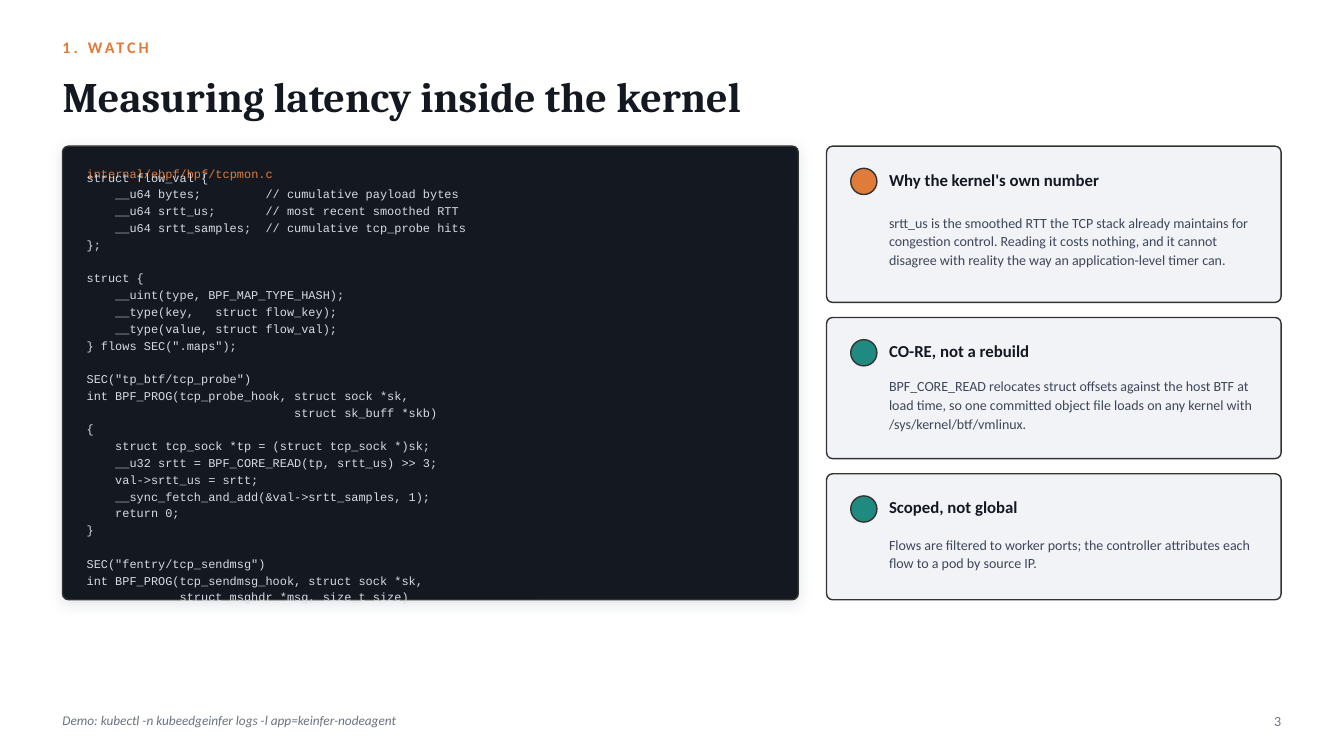
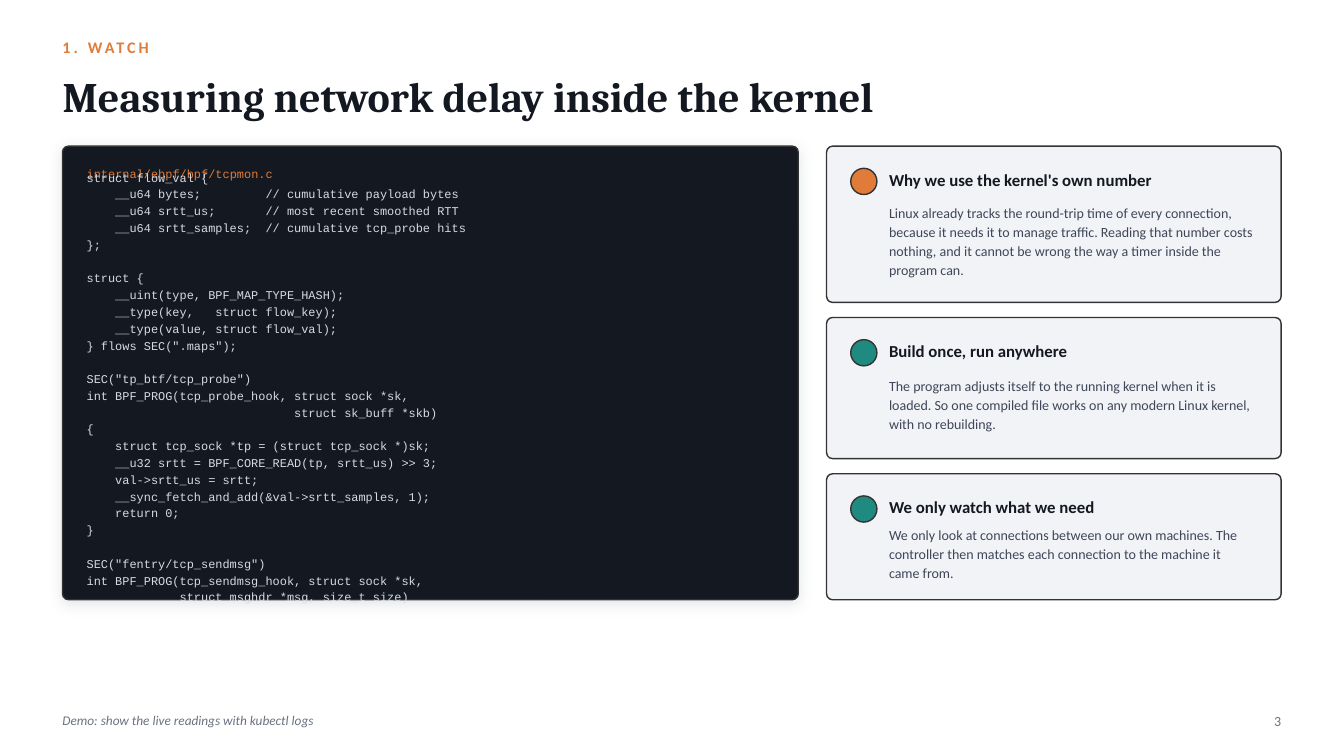
Before and after one commit to karnati-praveen/ebpf-, a slide deck: slide 3 of docs/presentation/KubeEdgeInfer-CodeDemo.pptx. Drawn at 1344x756 pixels with LibreOffice and Linux fonts; fonts in the diff are those of the drawing. Boxes give left, top, right and bottom in pixels: in the first picture for what was removed or moved away, otherwise in the second. Text is boxed around its words. In the diff, an @@ line names an element or a change of style, - is before the commit and + after.

```diff
--- a/docs/presentation/KubeEdgeInfer-CodeDemo.pptx
+++ b/docs/presentation/KubeEdgeInfer-CodeDemo.pptx
@@ text at (63, 82, 874, 122): text changed @@
-Measuring latency inside the kernel
+Measuring network delay inside the kernel
@@ text at (889, 174, 1151, 189): text changed @@
-Why the kernel's own number
+Why we use the kernel's own number
@@ text at (889, 208, 1253, 278): text changed @@
-srtt_us is the smoothed RTT the TCP stack already maintains for congestion control. Reading it costs nothing, and it cannot disagree with reality the way an application-level timer can.
+Linux already tracks the round-trip time of every connection, because it needs it to manage traffic. Reading that number costs nothing, and it cannot be wrong the way a timer inside the program can.
@@ text at (889, 345, 1067, 360): text changed @@
-CO-RE, not a rebuild
+Build once, run anywhere
@@ text at (889, 381, 1250, 432): text changed @@
-BPF_CORE_READ relocates struct offsets against the host BTF at load time, so one committed object file loads on any kernel with /sys/kernel/btf/vmlinux.
+The program adjusts itself to the running kernel when it is loaded. So one compiled file works on any modern Linux kernel, with no rebuilding.
@@ text at (889, 501, 1094, 516): text changed @@
-Scoped, not global
+We only watch what we need
@@ text at (889, 530, 1237, 578): text changed @@
-Flows are filtered to worker ports; the controller attributes each flow to a pod by source IP.
+We only look at connections between our own machines. The controller then matches each connection to the machine it came from.
@@ text at (62, 716, 314, 727): text changed @@
-Demo: kubectl -n kubeedgeinfer logs -l app=keinfer-nodeagent
+Demo: show the live readings with kubectl logs
```
Also in this commit, not shown: 5 other slides changed, 10 other files.
